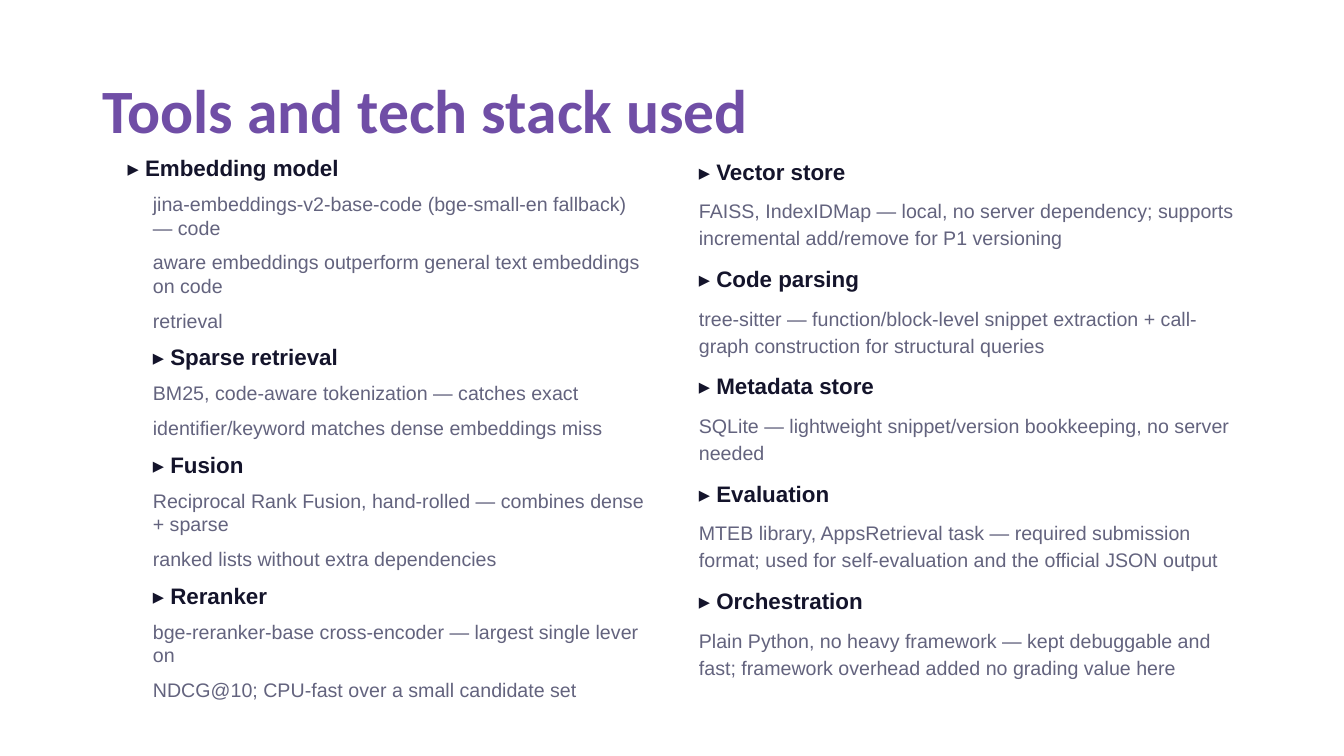
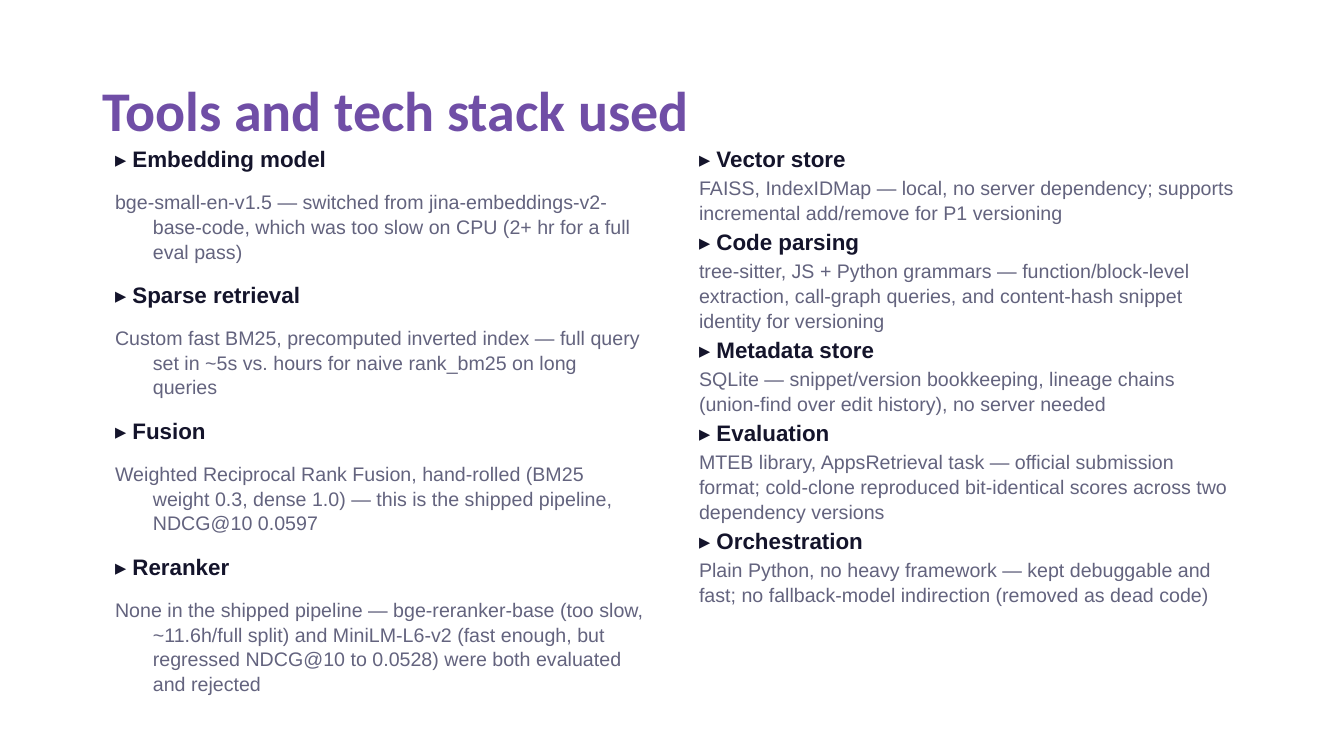
Before and after one commit to soumya12-droid/Agentic_Code_Intelligence, a slide deck: slide 6 of VIT_Vellore_Shard_Submission.pptx. Drawn at 1344x756 pixels with LibreOffice and Linux fonts; fonts in the diff are those of the drawing. Boxes give left, top, right and bottom in pixels: in the first picture for what was removed or moved away, otherwise in the second. Text is boxed around its words. In the diff, an @@ line names an element or a change of style, - is before the commit and + after.

Commit message:
Update submission deck: accurate pipeline description and results
Replace the presentation with the final version. The deck now describes the
shipped pipeline (dense bge-small-en-v1.5 plus BM25 with weighted reciprocal
rank fusion, no reranker), reports both rejected rerankers, and covers the
structural queries, incremental versioning and lineage results with the
measured numbers.

```diff
--- a/VIT_Vellore_Shard_Submission.pptx
+++ b/VIT_Vellore_Shard_Submission.pptx
@@ title "Tools and tech stack used" at [102,91,688,132]: size 44 to 40 pt @@
@@ text "▸ Embedding model": place and size @@
-text "▸ Embedding model" at [145,159,643,700]
+text "▸ Embedding model" at [115,150,643,695]
@@ text "▸ Vector store": place and size @@
-text "▸ Vector store" at [699,164,1233,679]
+text "▸ Vector store" at [699,151,1233,606]
@@ text at [132,150,326,576]: indent changed; line spacing 1 to 1.05; less space between paragraphs; more space between paragraphs @@
@@ text at [699,151,1233,550]: line spacing 1.15 to 1.05; less space between paragraphs @@
@@ text at [115,195,630,263]: text changed @@
-jina-embeddings-v2-base-code (bge-small-en fallback) — code
-aware embeddings outperform general text embeddings on code
-retrieval
+bge-small-en-v1.5 — switched from jina-embeddings-v2-base-code, which was too slow on CPU (2+ hr for a full eval pass)
@@ text at [699,264,1189,332]: text changed @@
-tree-sitter — function/block-level snippet extraction + call-graph construction for structural queries
+tree-sitter, JS + Python grammars — function/block-level extraction, call-graph queries, and content-hash snippet identity for versioning
@@ text at [115,331,640,398]: text changed @@
-BM25, code-aware tokenization — catches exact
-identifier/keyword matches dense embeddings miss
+Custom fast BM25, precomputed inverted index — full query set in ~5s vs. hours for naive rank_bm25 on long queries
@@ text at [699,372,1175,415]: text changed @@
-SQLite — lightweight snippet/version bookkeeping, no server needed
+SQLite — snippet/version bookkeeping, lineage chains (union-find over edit history), no server needed
@@ text at [115,467,612,533]: text changed @@
-Reciprocal Rank Fusion, hand-rolled — combines dense + sparse
-ranked lists without extra dependencies
+Weighted Reciprocal Rank Fusion, hand-rolled (BM25 weight 0.3, dense 1.0) — this is the shipped pipeline, NDCG@10 0.0597
@@ text at [699,455,1227,523]: text changed @@
-MTEB library, AppsRetrieval task — required submission format; used for self-evaluation and the official JSON output
+MTEB library, AppsRetrieval task — official submission format; cold-clone reproduced bit-identical scores across two dependency versions
@@ text at [699,563,1211,606]: text changed @@
-Plain Python, no heavy framework — kept debuggable and fast; framework overhead added no grading value here
+Plain Python, no heavy framework — kept debuggable and fast; no fallback-model indirection (removed as dead code)
@@ text at [115,603,643,695]: text changed @@
-bge-reranker-base cross-encoder — largest single lever on
-NDCG@10; CPU-fast over a small candidate set
+None in the shipped pipeline — bge-reranker-base (too slow, ~11.6h/full split) and MiniLM-L6-v2 (fast enough, but regressed NDCG@10 to 0.0528) were both evaluated and rejected
```
Also in this commit, not shown: 9 other slides changed.
